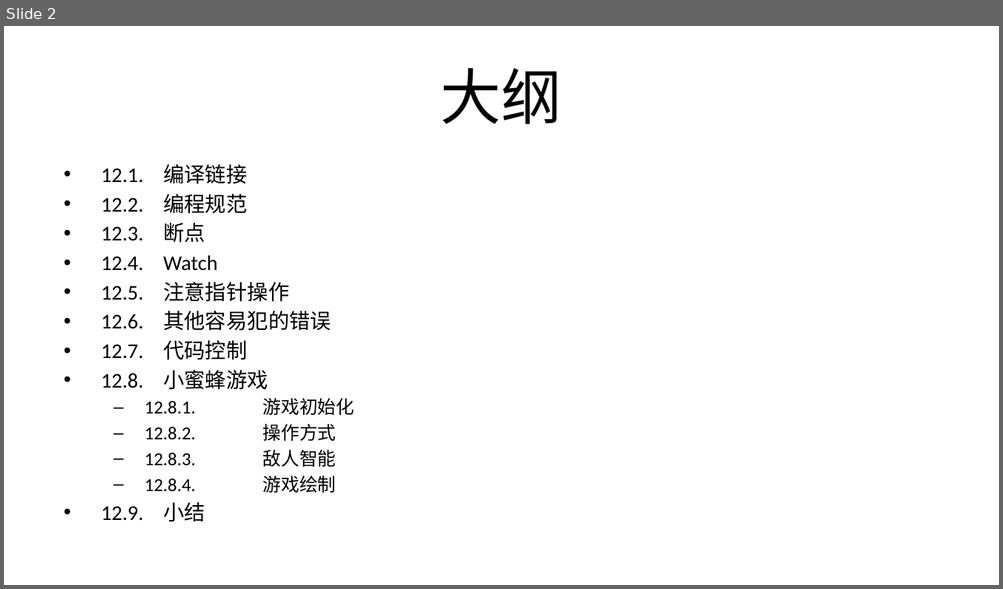
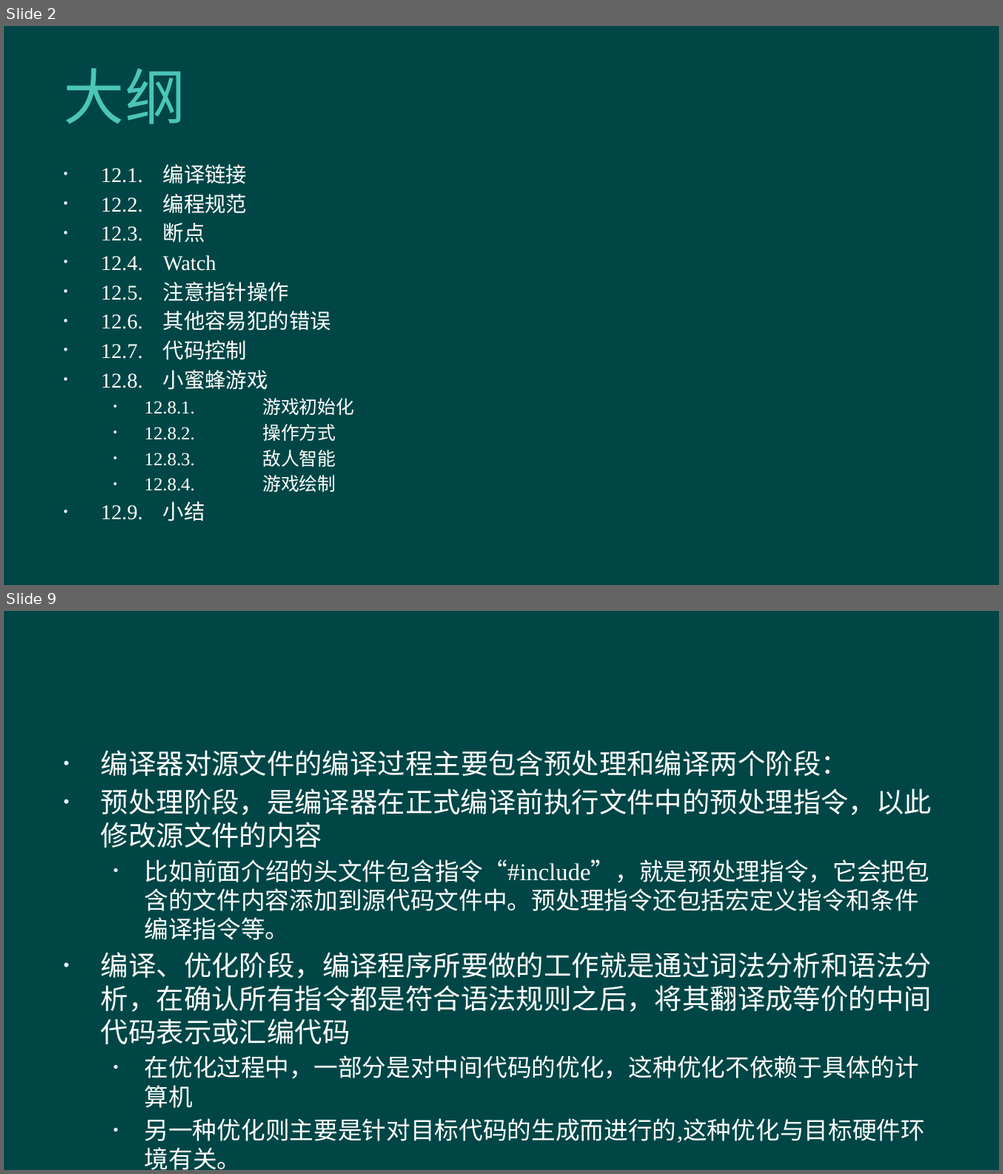
Before and after one commit to hanhonglei/Course_BasicGameProgramming, a slide deck: 第12章 程序调试技巧/第12章 程序调试技巧.pptx. Shown one above the other, each under a label of ours: slide 2 before the commit, slides 2 and 9 after it; the slides between them are not shown. The pictures are 1003x589 and 1003x1174 pixels, drawn with LibreOffice and Linux fonts; fonts in the diff are those of the drawing; background and template pictures are left out. Boxes give left, top, right and bottom in pixels: in the first picture for what was removed or moved away, otherwise in the second. Text is boxed around its words. In the diff, an @@ line names an element or a change of style, - is before the commit and + after.

```diff
--- a/第12章 程序调试技巧/第12章 程序调试技巧.pptx
+++ b/第12章 程序调试技巧/第12章 程序调试技巧.pptx
@@ slide 9 added at <box>4,611,999,1170</box>, background #004646 @@
@@ text added at <box>101,750,931,1170</box>, 17.5 pt, text #FFFFFF @@
+• 编译器对源文件的编译过程主要包含预处理和编译两个阶段：
+• 预处理阶段，是编译器在正式编译前执行文件中的预处理指令，以此修改源文件的内容
+  • 比如前面介绍的头文件包含指令“#include”，就是预处理指令，它会把包含的文件内容添加到源代码文件中。预处理指令还包括宏定义指令和条件编译指令等。
+• 编译、优化阶段，编译程序所要做的工作就是通过词法分析和语法分析，在确认所有指令都是符合语法规则之后，将其翻译成等价的中间代码表示或汇编代码
+  • 在优化过程中，一部分是对中间代码的优化，这种优化不依赖于具体的计算机
+  • 另一种优化则主要是针对目标代码的生成而进行的,这种优化与目标硬件环境有关。
@@ slide 2 changed as well @@
@@ background #FFFFFF to #004646 @@
@@ title "大纲" at <box>63,68,185,124</box>: text colour #000000 to #4BC5B9, letter spacing 0 to 0.5 pt; alignment centre to left @@
@@ text "12.1. 编译链接" at <box>101,164,354,492</box>: font Calibri to Times New Roman, text colour #000000 to #FFFFFF; bullet – to • @@
```
Also in this commit, not shown: 1 other slide changed, 44 other slides added.
